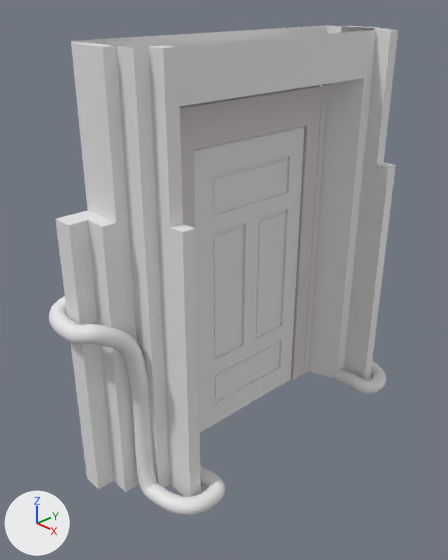
The Blender file models/cave/portal01/portal02.blend, before and after one commit.
One viewpoint serves both versions: a 50 mm camera at (1.89, -1.92, 1.99) aimed at (-0.12, -0.04, 0.69). The lights are fixed; the arrows at lower left show +X, +Y and +Z.

Names of what the first picture shows: 'BezierCurve', 'BezierCurve.001', 'Cube', 'door.001', 'frame.001'.
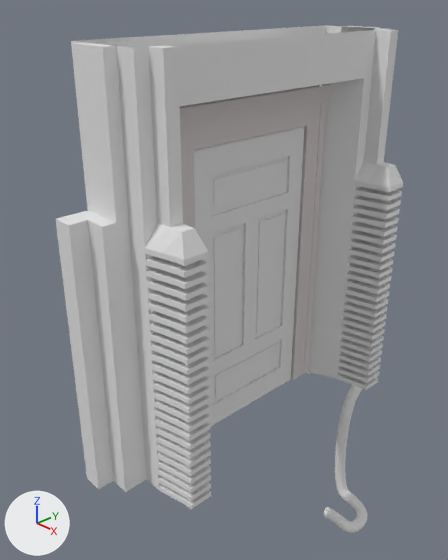
Commit message: modeling work on portal02

Edits to the bpy script that builds the scene:
```text
Change me_cube_001:
    used by ob_cube; location = (0.0, 0.0, 0.906)
    remove me_cube_001.from_pydata(...)  # 118 vertices, 100 faces; spans x -0.19..0.33, y 0.0..0.9, z -0.91..0.91
    add me_cube_001.from_pydata(...)  # 1578 vertices, 1513 faces; spans x -0.19..0.36, y 0.0..0.9, z -0.91..0.91
    me_cube_001 part 1: 1 vertex moved within x 0.33, y 0.6, z -0.91; 8 vertices removed from x 0.19..0.33, y 0.6..0.66, z -0.91..0.32; 1468 vertices added at x -0.19..0.36, y 0.47..0.9, z -0.91..0.32
Change cu_beziercurve:
    where _sp = cu_beziercurve.splines.new('BEZIER'); _sp.bezier_points.add(5)
    remove _sp.bezier_points.foreach_set('co', [-0.269, 0.0, -0.196, -0.193, 0.00538, -0.00342, -0.067, 0.00922, -0.206, -0.00935, 0.753, -0.26, 0.121, 0.787, -0.402, -0.0265, 0.841, -0.525])
    remove _sp.bezier_points.foreach_set('handle_left', [-0.271, -0.0335, -0.341, -0.333, 0.0118, 0.0133, -0.0752, 0.00392, -0.135, -0.138, 0.653, -0.254, 0.115, 0.787, -0.307, 0.0486, 0.841, -0.522])
    remove _sp.bezier_points.foreach_set('handle_right', [-0.268, 0.0278, -0.0757, -0.0801, 0.000139, -0.017, -0.0569, 0.0157, -0.293, 0.14, 0.87, -0.266, 0.132, 0.787, -0.599, -0.0706, 0.841, -0.527])
    add _sp.bezier_points.foreach_set('co', [-0.269, 0.0, -0.196, -0.193, 0.00538, -0.00342, -0.067, 0.00922, -0.206, -0.00935, 0.753, -0.26, 0.121, 0.787, -0.402, -0.123, 0.841, -0.525])
    add _sp.bezier_points.foreach_set('handle_left', [-0.271, -0.0335, -0.341, -0.333, 0.0118, 0.0133, -0.0752, 0.00392, -0.135, -0.138, 0.653, -0.254, 0.115, 0.787, -0.307, -0.0478, 0.841, -0.522])
    add _sp.bezier_points.foreach_set('handle_right', [-0.268, 0.0278, -0.0757, -0.0801, 0.000139, -0.017, -0.0569, 0.0157, -0.293, 0.14, 0.87, -0.266, 0.132, 0.787, -0.599, -0.167, 0.841, -0.527])
Change ob_beziercircle:
    ob_beziercircle.scale: (0.0367, 0.0367, 0.0367) -> (0.0333, 0.0333, 0.0333)
Remove ob_beziercurve_001:
    ob_beziercurve_001 = bpy.data.objects.new('BezierCurve.001', cu_beziercurve_001)
    ob_beziercurve_001.location = (0.389, -0.818, 0.015)
    ob_beziercurve_001.rotation_euler = (1.571, 0.0, 1.571)  # degrees (90, 0, 90)
    ob_beziercurve_001.scale = (-1.0, 1.0, 1.0)
Change ob_beziercurve:
    ob_beziercurve.location: (0.389, 0.826, 0.015) -> (0.389, 0.826, -1.014)
```

Where the change shows, as pixel boxes (x1, y1, x2, y2) in the pictures (448 x 560 px):
'Cube', reshaped
    before: (56, 25, 398, 497)
    after: (56, 25, 403, 509)
'BezierCurve.001', deleted
    before: (49, 296, 225, 515)
'BezierCurve', reshaped, rescaled, moved
    before: (336, 361, 386, 394)
    after: (307, 372, 367, 533)
part 1 of me_cube_001, built on
    before: (144, 161, 396, 497)
    after: (58, 162, 403, 509)
